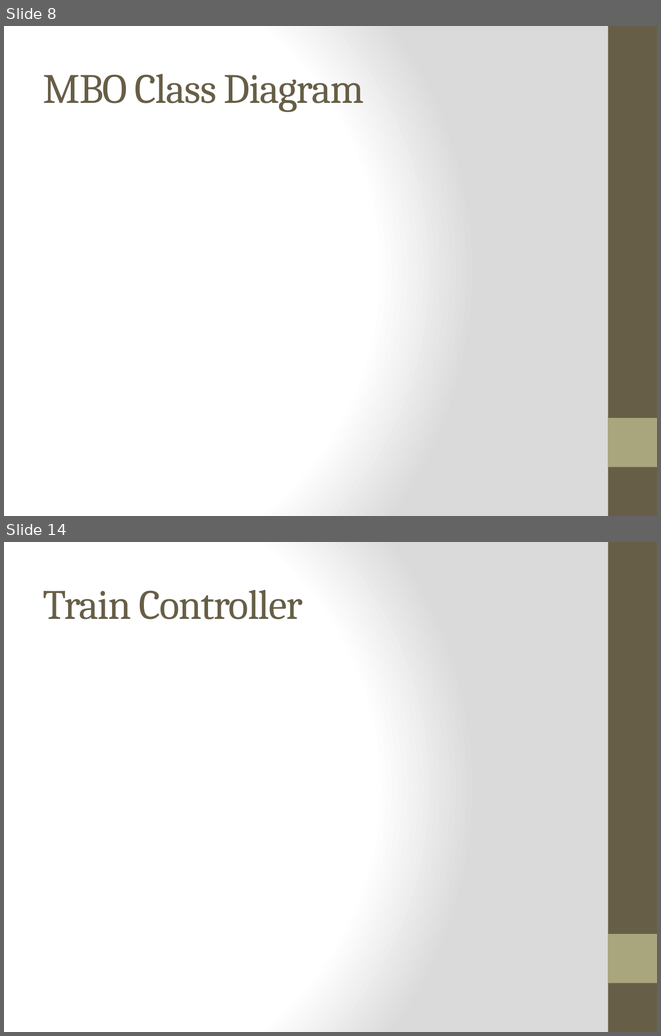
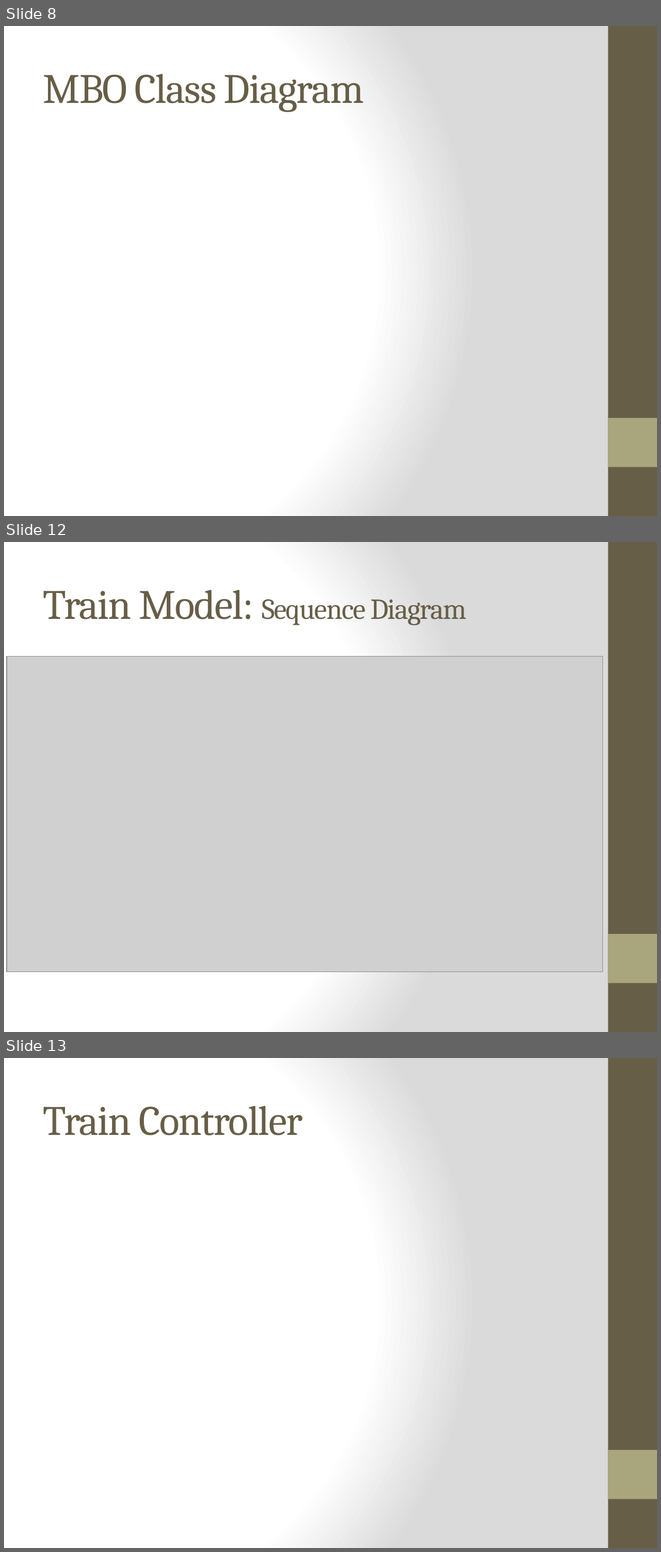
Before and after one commit to meylingtaing/COE1186, a slide deck: Design Review/DesignReview.pptx. Shown one above the other, each under a label of ours: slides 8 and 14 before the commit, slides 8, 12 and 13 after it; the slides between them are not shown. The pictures are 661x1036 and 661x1552 pixels, drawn with LibreOffice and Linux fonts; fonts in the diff are those of the drawing; grey boxes stand for pictures. Boxes give left, top, right and bottom in pixels: in the first picture for what was removed or moved away, otherwise in the second. Text is boxed around its words. In the diff, an @@ line names an element or a change of style, - is before the commit and + after.

Commit message:
updated the design review
Added the train model powerpoint slides (description sequence use-case
and class diagrams)

```diff
--- a/Design Review/DesignReview.pptx
+++ b/Design Review/DesignReview.pptx
@@ slide 12 added at (4, 542, 657, 1032), background gradient #FFFFFF to #DADADA; not listed: 2 template elements that a slide beside it also shows @@
@@ title added at (43, 590, 466, 625), 32 pt, text #675E47 @@
+Train Model: Sequence Diagram
@@ picture added at (7, 656, 603, 972) @@
@@ what was slide 14 is now slide 13 @@
```
Also in this commit, not shown: 1 slide changed, 2 other slides added.
